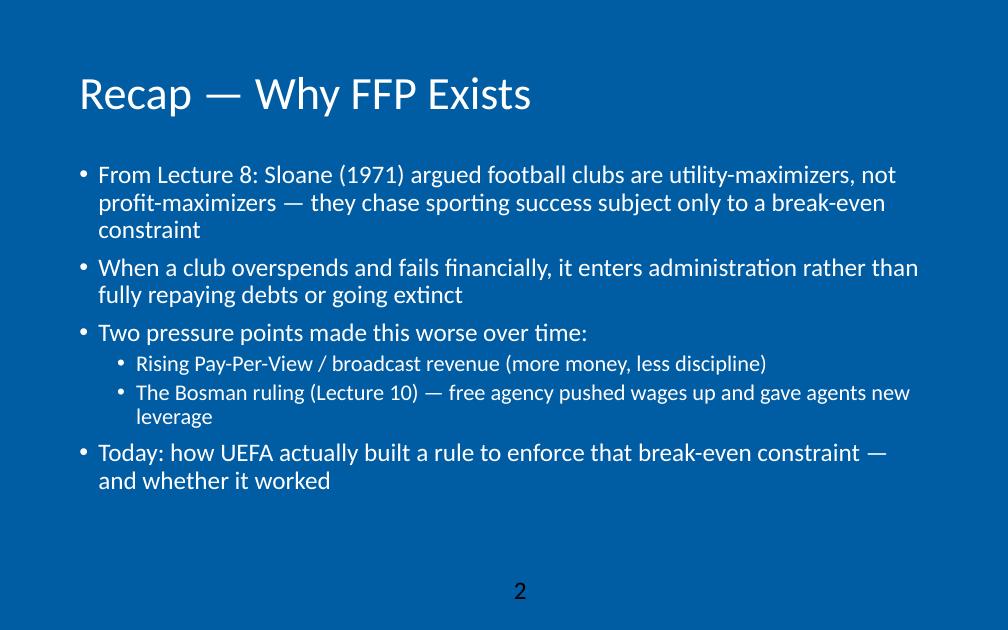
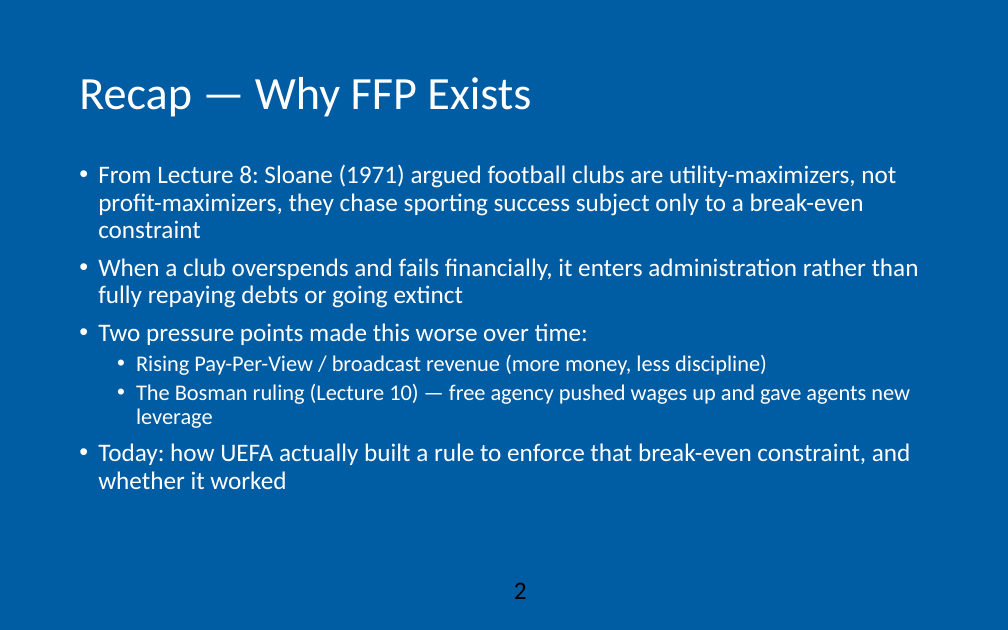
Before and after one commit to AEGDDI/idr305, a slide deck: slide 2 of lectures/L11.pptx. Drawn at 1008x630 pixels with LibreOffice and Linux fonts; fonts in the diff are those of the drawing; background and template pictures are left out. Boxes give left, top, right and bottom in pixels: in the first picture for what was removed or moved away, otherwise in the second. Text is boxed around its words. In the diff, an @@ line names an element or a change of style, - is before the commit and + after.

```diff
--- a/lectures/L11.pptx
+++ b/lectures/L11.pptx
@@ text at bbox=[98, 164, 896, 239]: text changed @@
-• From Lecture 8: Sloane (1971) argued football clubs are utility-maximizers, not profit-maximizers — they chase sporting success subject only to a break-even constraint
+• From Lecture 8: Sloane (1971) argued football clubs are utility-maximizers, not profit-maximizers, they chase sporting success subject only to a break-even constraint
@@ text at bbox=[98, 443, 911, 489]: text changed @@
-• Today: how UEFA actually built a rule to enforce that break-even constraint — and whether it worked
+• Today: how UEFA actually built a rule to enforce that break-even constraint, and whether it worked
```
Also in this commit, not shown: 11 other slides changed, 2 other files.
